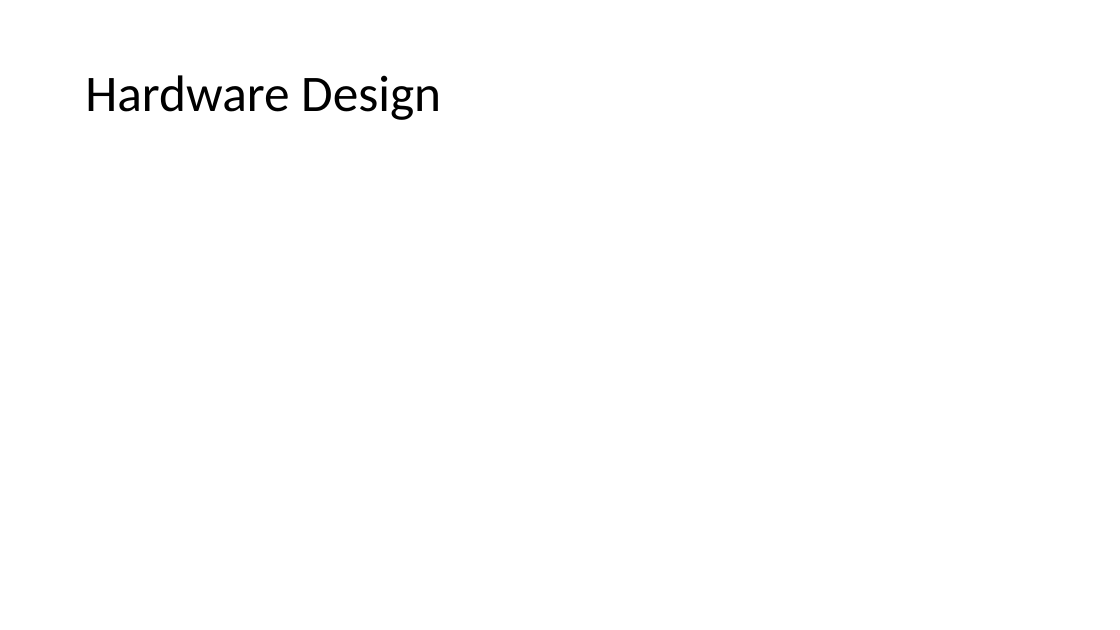
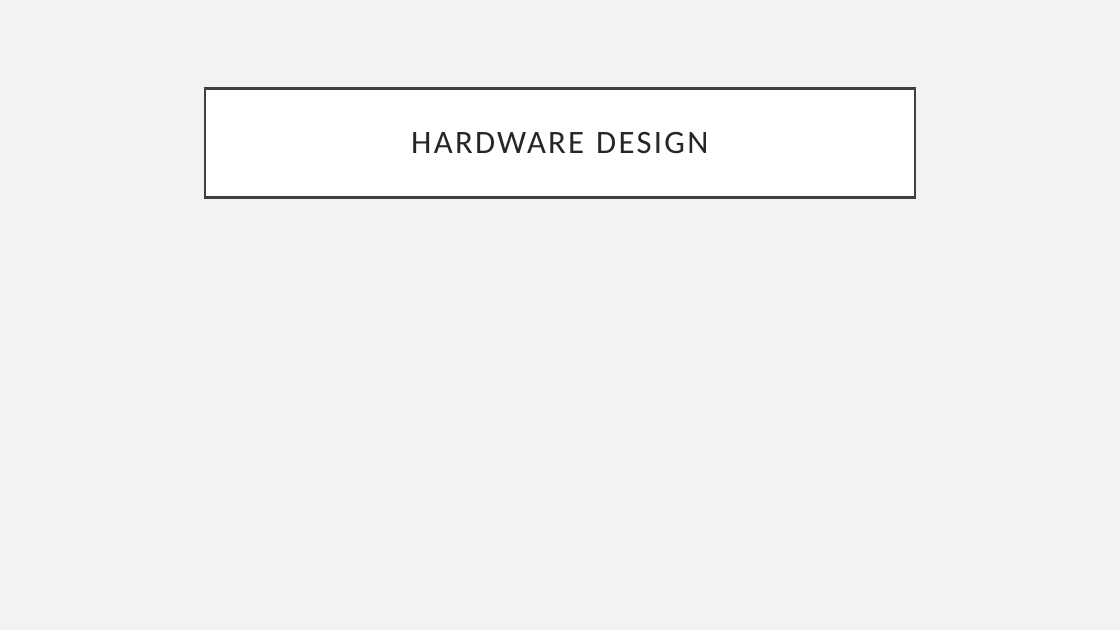
Before and after one commit to PKTidus/astrocom, a slide deck: slide 10 of Documents/CDR_Presentation.pptx (slide 8 before the commit). Drawn at 1120x630 pixels with LibreOffice and Linux fonts; fonts in the diff are those of the drawing. Boxes give left, top, right and bottom in pixels: in the first picture for what was removed or moved away, otherwise in the second. Text is boxed around its words. In the diff, an @@ line names an element or a change of style, - is before the commit and + after.

```diff
--- a/Documents/CDR_Presentation.pptx
+++ b/Documents/CDR_Presentation.pptx
@@ background #FFFFFF to #F2F2F2 @@
@@ title "HARDWARE DESIGN": place and size @@
-title "HARDWARE DESIGN" at bbox=[85, 75, 441, 120]
+title "HARDWARE DESIGN" at bbox=[205, 88, 915, 197]
@@ title "HARDWARE DESIGN" at bbox=[205, 88, 915, 197]: fill none to #FFFFFF; outline none to #404040 2.5 pt @@
@@ title at bbox=[411, 132, 708, 154]: text changed; size 44 to 28 pt; text colour #000000 to #262626 @@
-Hardware Design
+HARDWARE DESIGN
```
Also in this commit, not shown: 8 other slides changed, 4 slides added, 2 slides removed.
